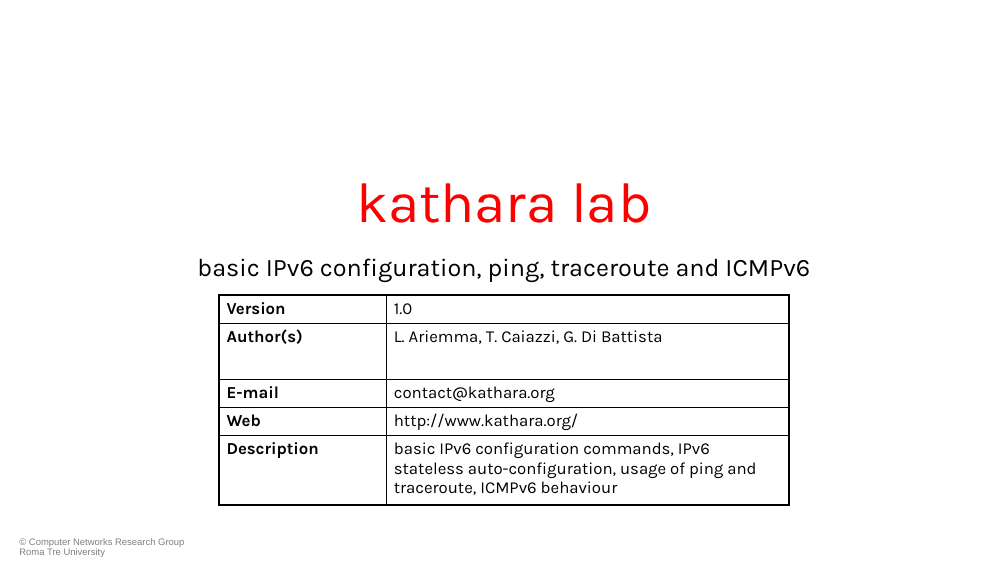
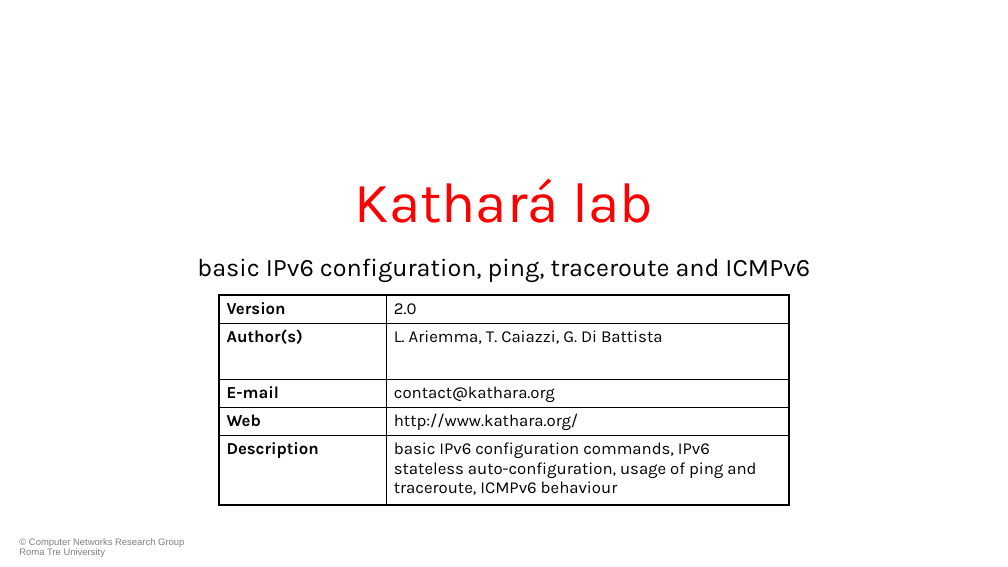
Before and after one commit to KatharaFramework/Kathara-Labs, a slide deck: slide 1 of main-labs/basic-topics/basic-ipv6/0135-kathara-lab_basic-ipv6.pptx. Drawn at 1008x567 pixels with LibreOffice and Linux fonts; fonts in the diff are those of the drawing; background and template pictures are left out. Boxes give left, top, right and bottom in pixels: in the first picture for what was removed or moved away, otherwise in the second. Text is boxed around its words. In the diff, an @@ line names an element or a change of style, - is before the commit and + after.

```diff
--- a/main-labs/basic-topics/basic-ipv6/0135-kathara-lab_basic-ipv6.pptx
+++ b/main-labs/basic-topics/basic-ipv6/0135-kathara-lab_basic-ipv6.pptx
@@ title at <box>355,178,653,223</box>: text changed @@
-kathara lab
+Kathará lab
@@ table at <box>219,296,789,505</box> @@
-row 1, column 2: 1.0
+row 1, column 2: 2.0
```
Also in this commit, not shown: 14 other files.
